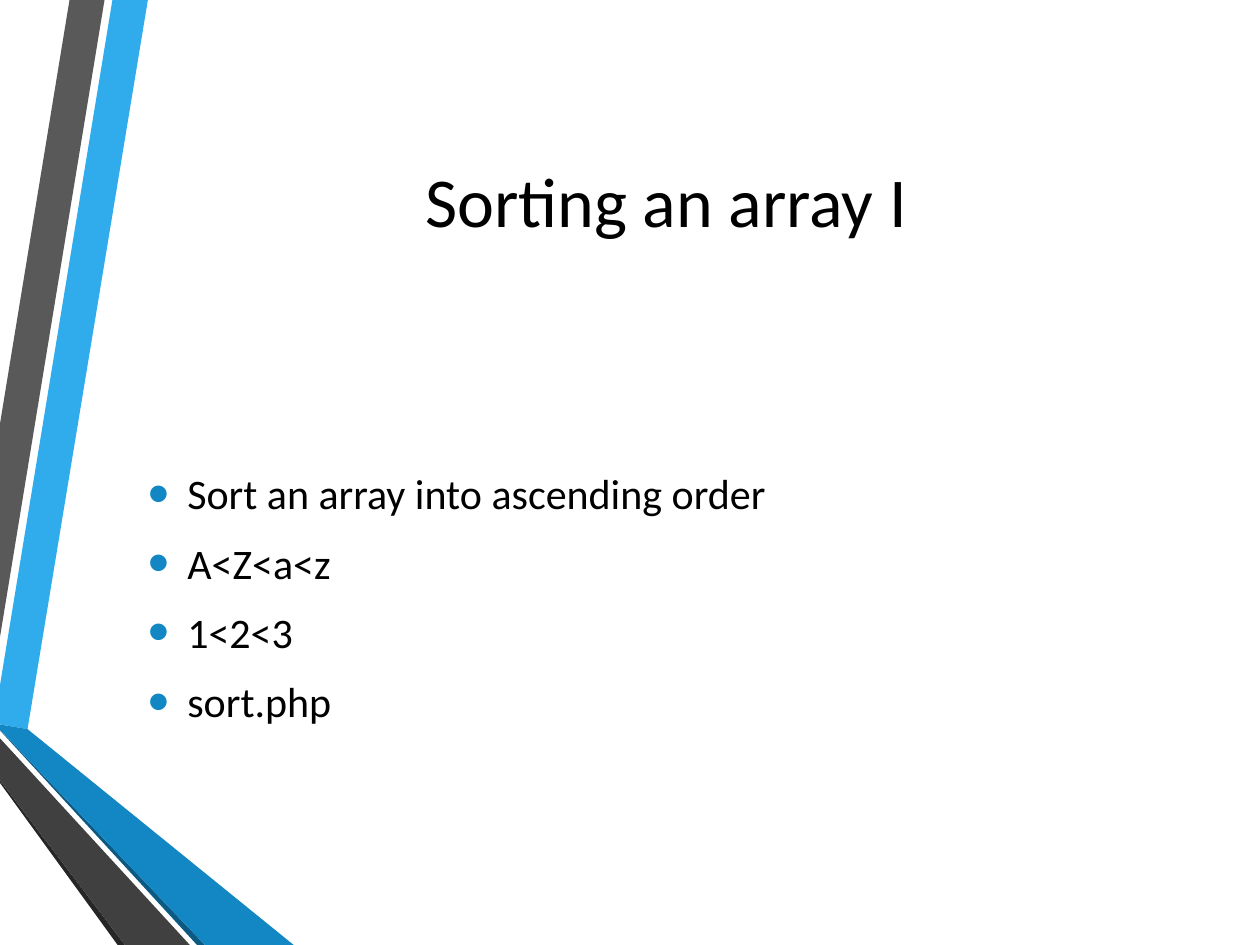
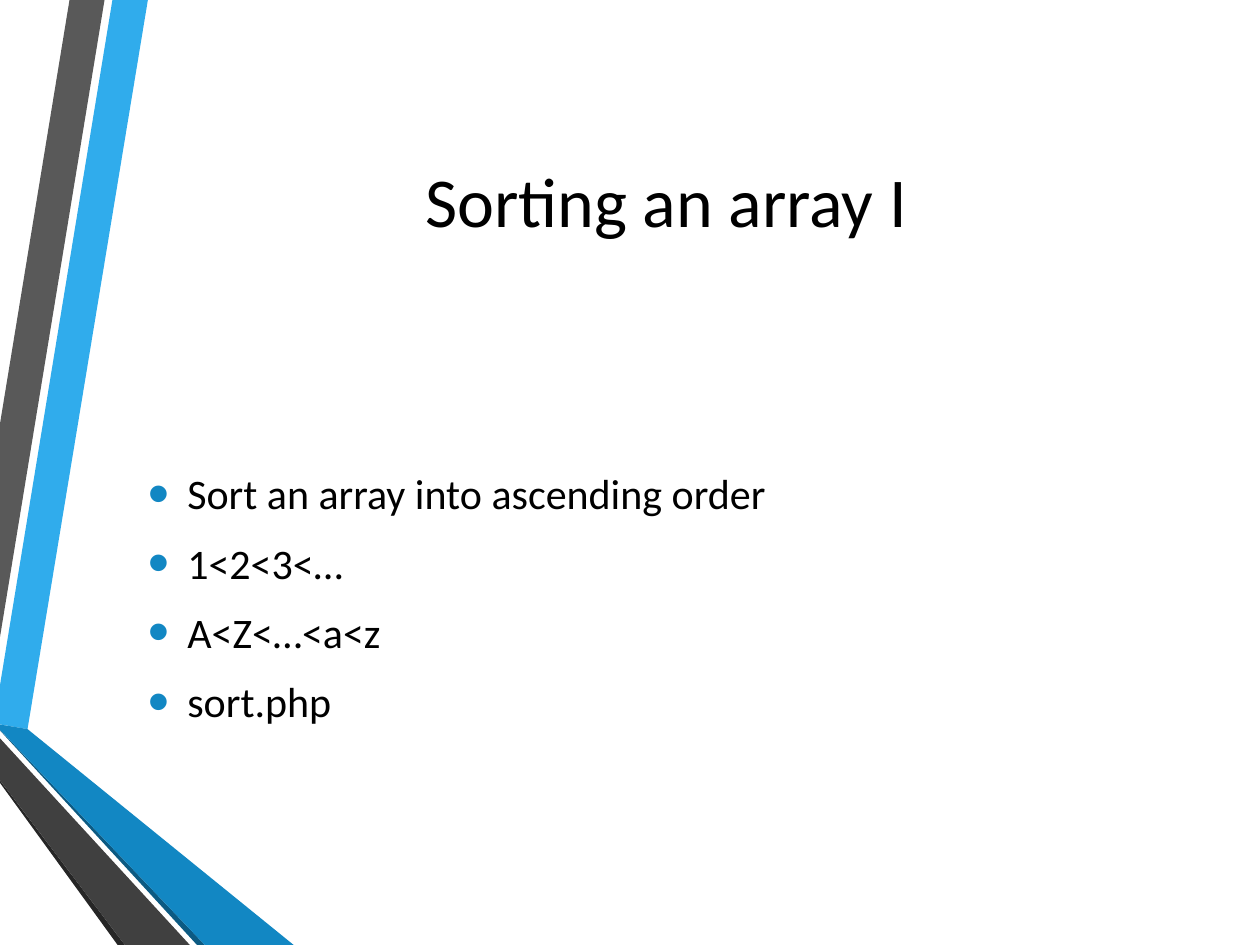
Before and after one commit to hatted/fevaworks-php, a slide deck: slide 3 of php-fw6/lesson6.pptx. Drawn at 1260x945 pixels with LibreOffice and Linux fonts; fonts in the diff are those of the drawing; background and template pictures are left out. Boxes give left, top, right and bottom in pixels: in the first picture for what was removed or moved away, otherwise in the second. Text is boxed around its words. In the diff, an @@ line names an element or a change of style, - is before the commit and + after.

```diff
--- a/php-fw6/lesson6.pptx
+++ b/php-fw6/lesson6.pptx
@@ text at (187, 551, 380, 649): text changed @@
-• A<Z<a<z
-• 1<2<3
+• 1<2<3<…
+• A<Z<…<a<z
```
Also in this commit, not shown: 4 other slides changed, 3 slides added, 55 other files.
